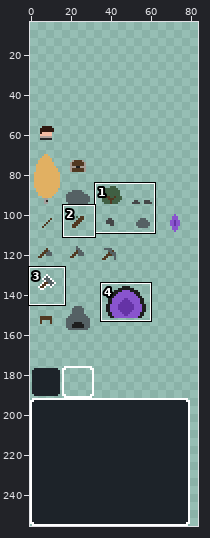
File history of a sprite sheet, public/textures/atlas.png. Above, an overview of the earlier version with the close-up marked.
Close-up. Earlier state:
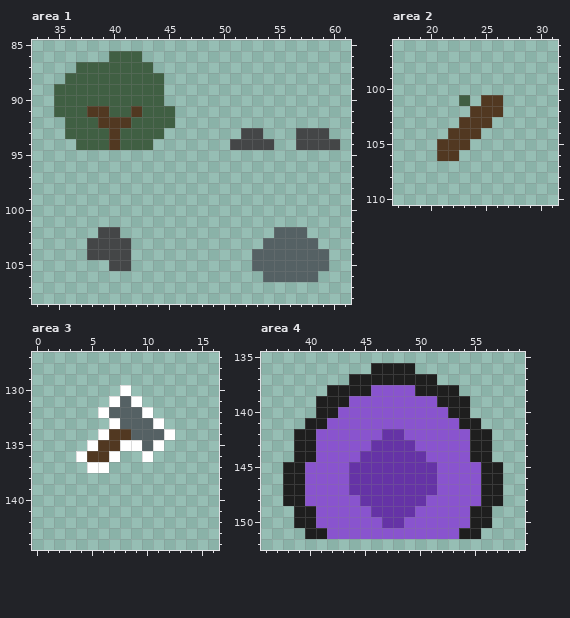
The file is 256x256 pixels. Shown: area 1: x 33..61, y 85..108; area 2: x 17..31, y 96..110; area 3: x 0..16, y 127..144; area 4: x 36..59, y 135..152. The old version is drawn lined up with the new one. The wide view leaves out empty margins. The commit also changed other parts of the picture, which this record leaves out.
The same view after the edit:
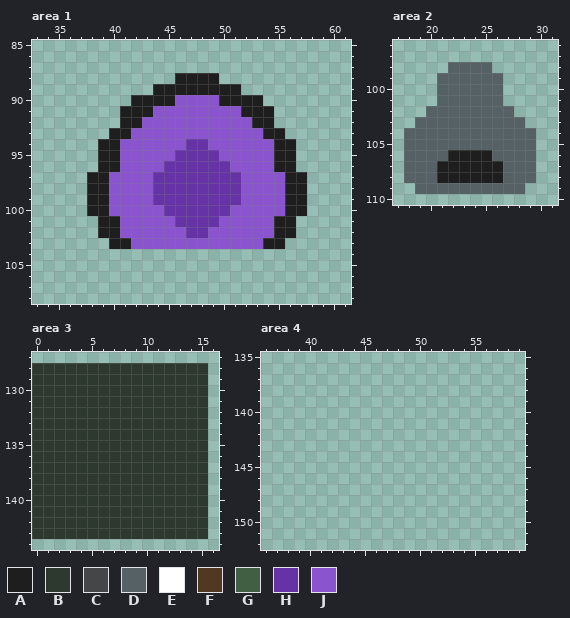
Palette (. is transparent): A #1e1e1e  B #2d392e  C #444647  D #556164  E #ffffff  F #513821  G #405f43  H #6533a6  J #8954ce
Edits made:
whole drawing moved by +0,+48 (the old picture is shown already moved)
--- area 1
@@ x 33..61 @@
  85 .............................
- 86 .......GGG...................
- 87 ....GGGGGGG..................
- 88 ...GGGGGGGGG.................
- 89 ..GGGGGGGGGG.................
- 90 ..GGGGGGGGGG.................
- 91 ..GGGFFGGFGGG................
- 92 ...GGGFFFGGGG................
- 93 ...GGGGFGGGG.......CC...CCC..
- 94 ....GGGFGGG.......CCCC..CCCC.
- 95 .............................
- 96 .............................
- 97 .............................
- 98 .............................
- 99 .............................
-100 .............................
-101 .............................
-102 ......CC..............DDD....
-103 .....CCCC............DDDDD...
-104 .....CCCC...........DDDDDDD..
-105 .......CC...........DDDDDDD..
-106 .....................DDDDD...
+ 86 .............................
+ 87 .............................
+ 88 .............AAAA............
+ 89 ...........AAAAAAAA..........
+ 90 .........AAAAJJJJAAAA........
+ 91 ........AAAJJJJJJJJAAA.......
+ 92 ........AAJJJJJJJJJJAA.......
+ 93 .......AAJJJJJJJJJJJJAA......
+ 94 ......AAJJJJJJHHJJJJJJAA.....
+ 95 ......AAJJJJJHHHHJJJJJAA.....
+ 96 ......AAJJJJHHHHHHJJJJAA.....
+ 97 .....AAJJJJHHHHHHHHJJJJAA....
+ 98 .....AAJJJJHHHHHHHHJJJJAA....
+ 99 .....AAJJJJHHHHHHHHJJJJAA....
+100 .....AAJJJJJHHHHHHJJJJJAA....
+101 ......AAJJJJJHHHHJJJJJAA.....
+102 ......AAJJJJJJHHJJJJJJAA.....
+103 .......AAJJJJJJJJJJJJAA......
+104 .............................
+105 .............................
+106 .............................
 107 .............................
--- area 2
@@ x 17..31 @@
  97 ...............
- 98 ...............
- 99 ...............
-100 ...............
-101 ......G.FF.....
-102 .......FFF.....
-103 ......FFF......
-104 .....FFF.......
-105 ....FFF........
-106 ....FF.........
-107 ...............
-108 ...............
-109 ...............
+ 98 .....DDDD......
+ 99 ....DDDDDD.....
+100 ....DDDDDD.....
+101 ....DDDDDD.....
+102 ...DDDDDDDD....
+103 ..DDDDDDDDDD...
+104 .DDDDDDDDDDDD..
+105 .DDDDDDDDDDDD..
+106 .DDDDAAAADDDD..
+107 .DDDAAAAAADDD..
+108 .DDDAAAAAADDD..
+109 ..DDDDDDDDDD...
 110 ...............
--- area 3
@@ x 0..16 @@
 127 .................
-128 .................
-129 .................
-130 ........E........
-131 .......EDE.......
-132 ......EDDDE......
-133 .......EDDDE.....
-134 ......EFFDDDE....
-135 .....EFFEEDE.....
-136 ....EFFE..E......
-137 .....EE..........
-138 .................
-139 .................
-140 .................
-141 .................
-142 .................
-143 .................
+128 BBBBBBBBBBBBBBBB.
+129 BBBBBBBBBBBBBBBB.
+130 BBBBBBBBBBBBBBBB.
+131 BBBBBBBBBBBBBBBB.
+132 BBBBBBBBBBBBBBBB.
+133 BBBBBBBBBBBBBBBB.
+134 BBBBBBBBBBBBBBBB.
+135 BBBBBBBBBBBBBBBB.
+136 BBBBBBBBBBBBBBBB.
+137 BBBBBBBBBBBBBBBB.
+138 BBBBBBBBBBBBBBBB.
+139 BBBBBBBBBBBBBBBB.
+140 BBBBBBBBBBBBBBBB.
+141 BBBBBBBBBBBBBBBB.
+142 BBBBBBBBBBBBBBBB.
+143 BBBBBBBBBBBBBBBB.
 144 .................
--- area 4
@@ x 36..59 @@
 135 ........................
-136 ..........AAAA..........
-137 ........AAAAAAAA........
-138 ......AAAAJJJJAAAA......
-139 .....AAAJJJJJJJJAAA.....
-140 .....AAJJJJJJJJJJAA.....
-141 ....AAJJJJJJJJJJJJAA....
-142 ...AAJJJJJJHHJJJJJJAA...
-143 ...AAJJJJJHHHHJJJJJAA...
-144 ...AAJJJJHHHHHHJJJJAA...
-145 ..AAJJJJHHHHHHHHJJJJAA..
-146 ..AAJJJJHHHHHHHHJJJJAA..
-147 ..AAJJJJHHHHHHHHJJJJAA..
-148 ..AAJJJJJHHHHHHJJJJJAA..
-149 ...AAJJJJJHHHHJJJJJAA...
-150 ...AAJJJJJJHHJJJJJJAA...
-151 ....AAJJJJJJJJJJJJAA....
+136 ........................
+137 ........................
+138 ........................
+139 ........................
+140 ........................
+141 ........................
+142 ........................
+143 ........................
+144 ........................
+145 ........................
+146 ........................
+147 ........................
+148 ........................
+149 ........................
+150 ........................
+151 ........................
 152 ........................
